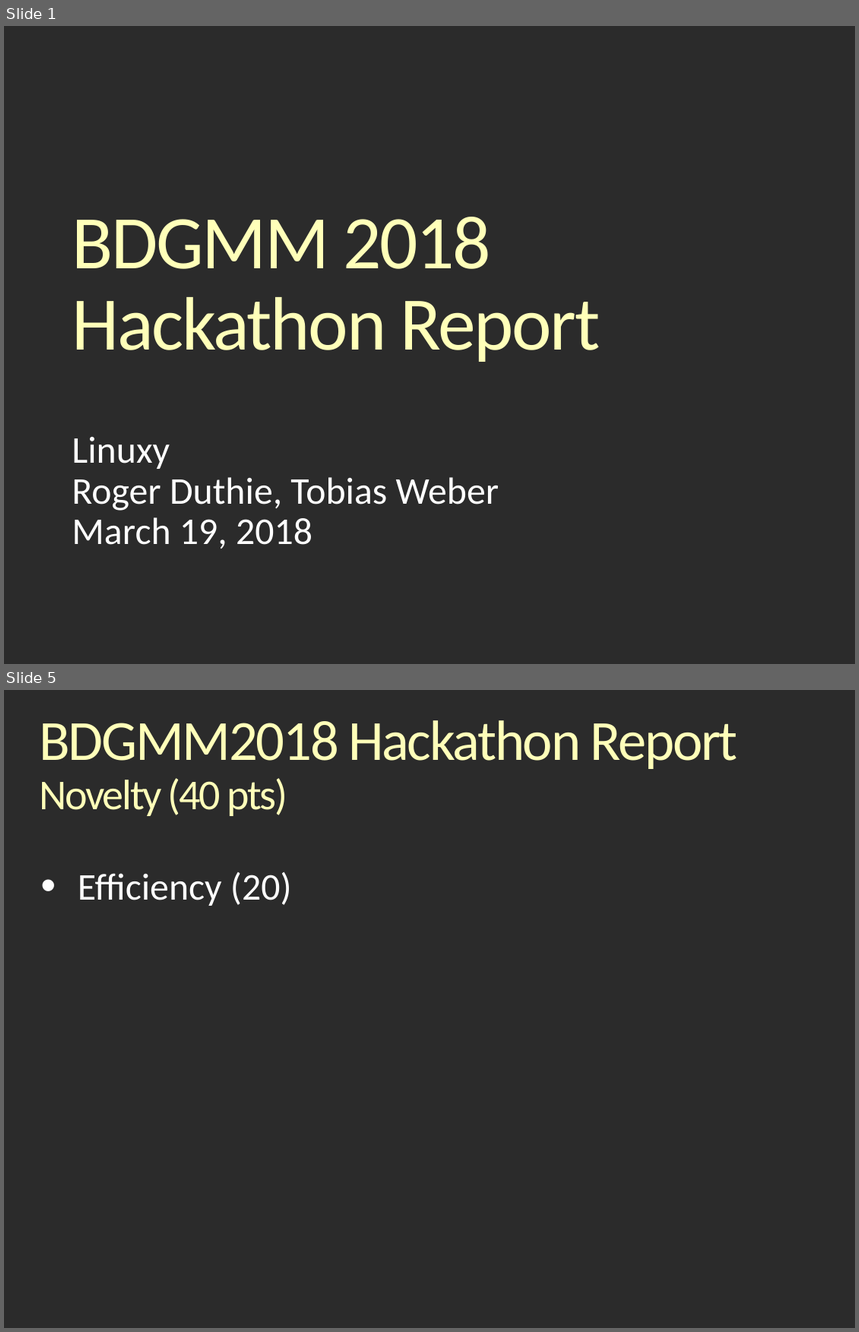
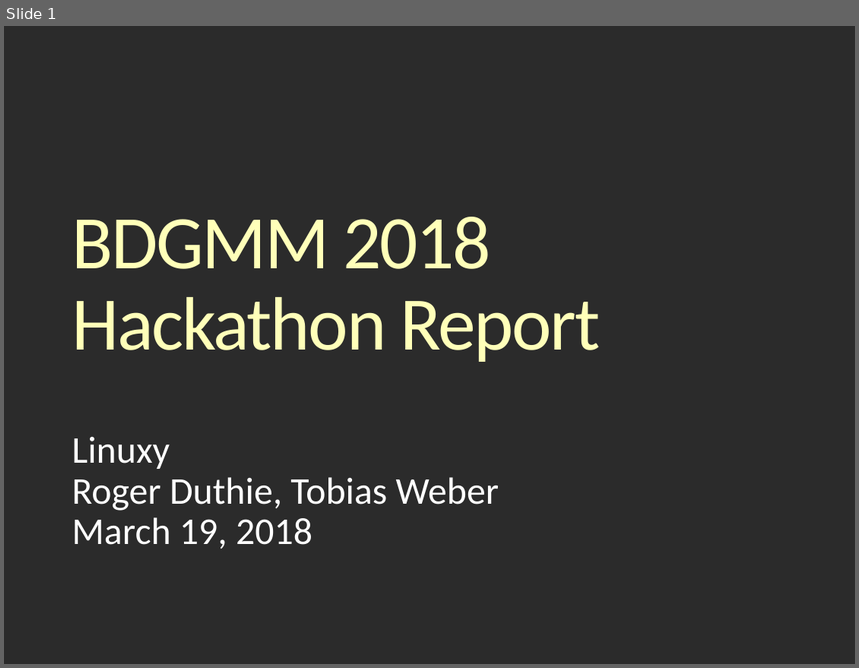
Before and after one commit to rjaduthie/bdgmm-hackathon-berlin-2018, a slide deck: BDMM18_Hackathonv_Report_Linuxy.odp. Shown one above the other, each under a label of ours: slides 1 and 5 before the commit, slide 1 after it; the slides between them are not shown. The pictures are 859x1332 and 859x668 pixels, drawn with LibreOffice and Linux fonts; fonts in the diff are those of the drawing; background and template pictures are left out; a plain dark background stands for a picture behind light text. Boxes give left, top, right and bottom in pixels: in the first picture for what was removed or moved away, otherwise in the second. Text is boxed around its words. In the diff, an @@ line names an element or a change of style, - is before the commit and + after.

```diff
--- a/BDMM18_Hackathonv_Report_Linuxy.odp
+++ b/BDMM18_Hackathonv_Report_Linuxy.odp
@@ slide 5 removed at [4,690,855,1328], background picture (left out) @@
@@ title removed at [40,720,738,816] @@
-BDGMM2018 Hackathon Report
-Novelty (40 pts)
@@ text removed at [78,872,292,906] @@
-• Efficiency (20)
```
Also in this commit, not shown: 3 slides changed, 4 slides added, 6 other slides removed.
